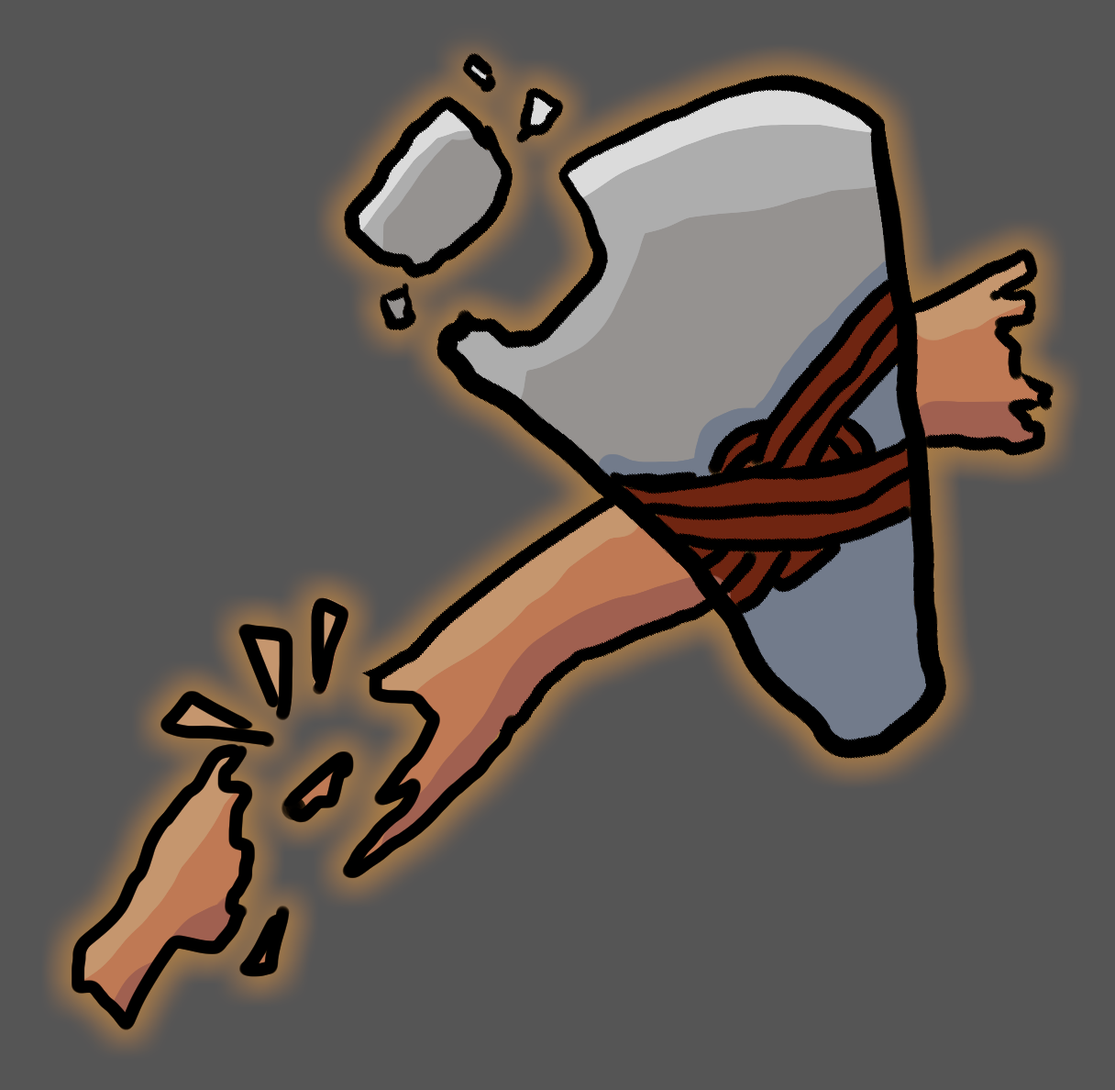
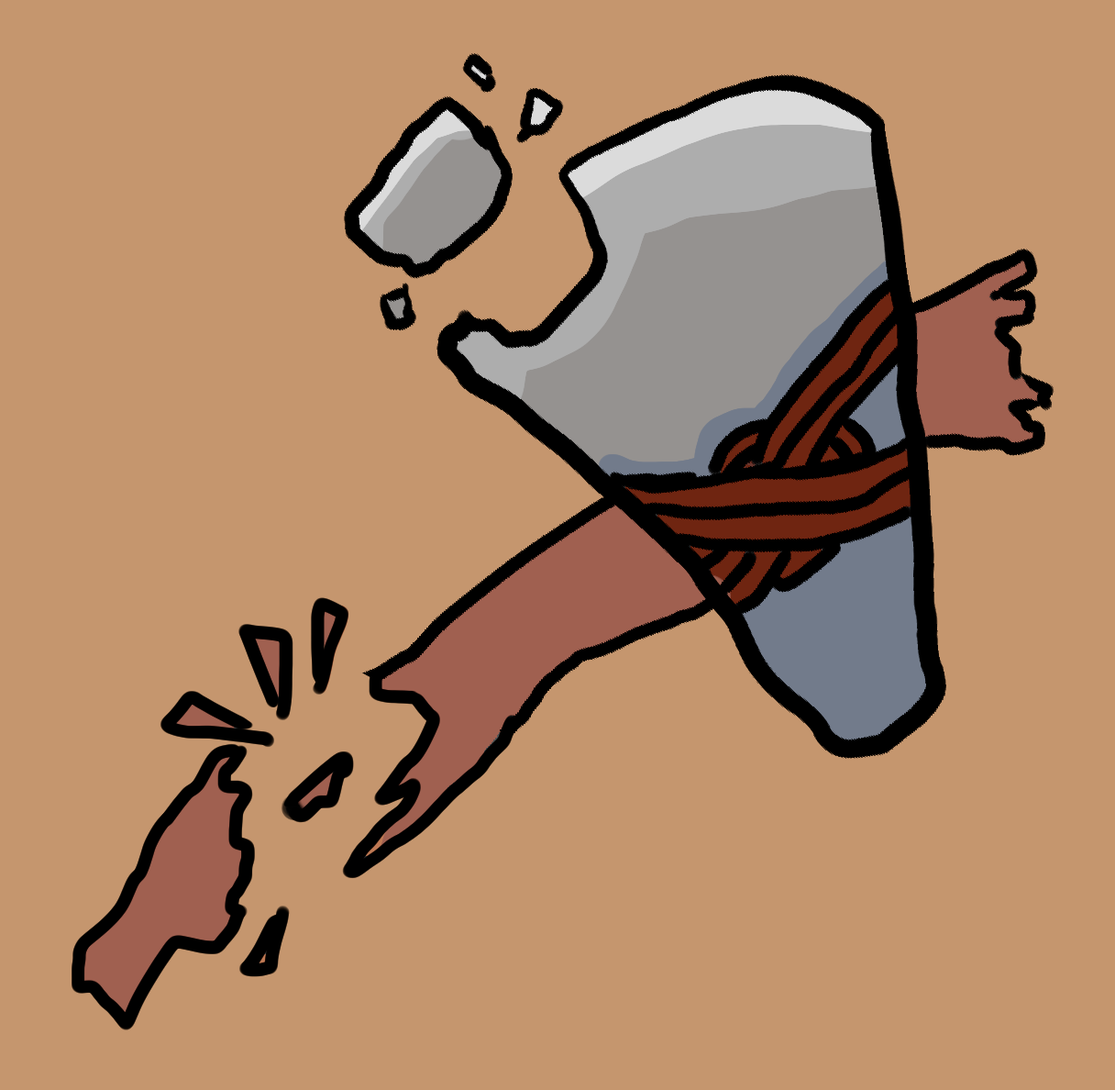
Layered file, before and after one edit (1115x1090). Changes by layer:
painted on "Paint Layer 1" over (53, 42, 1110, 1041)
painted on "Paint Layer 2" over (0, 0, 1110, 1090)
removed layer "Copy of Paint Layer 2 Merged" (was 43%) over (0, 0, 1115, 1090)
painted on "Copy of Background" over (0, 0, 1115, 1090)
